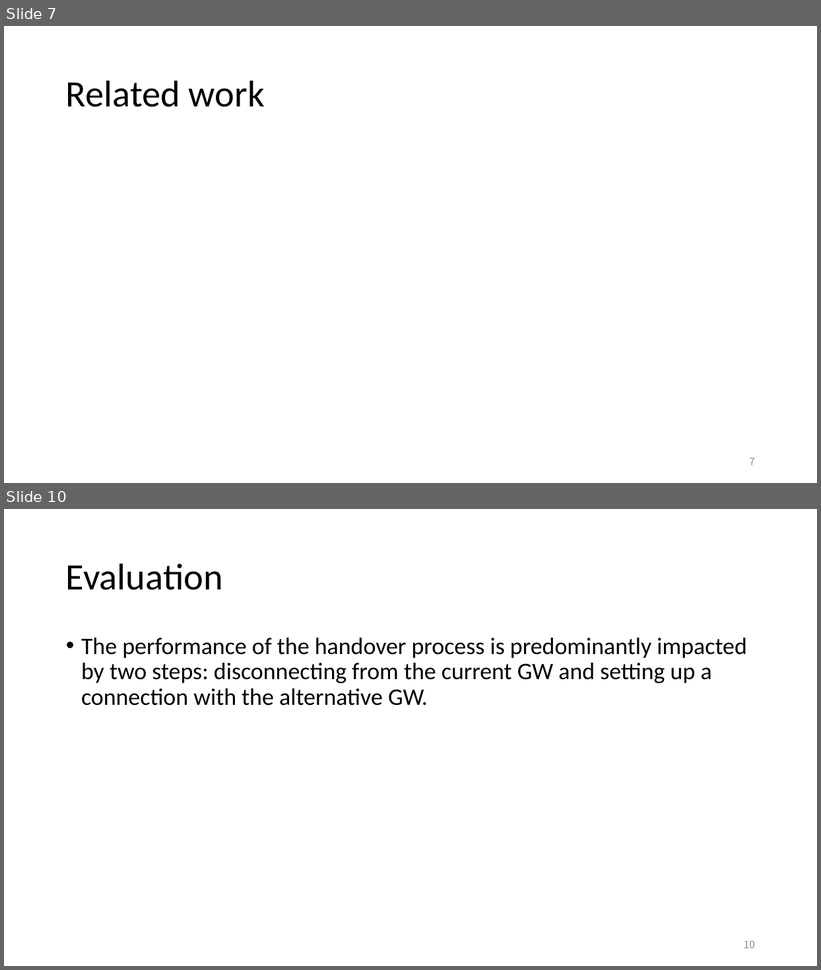
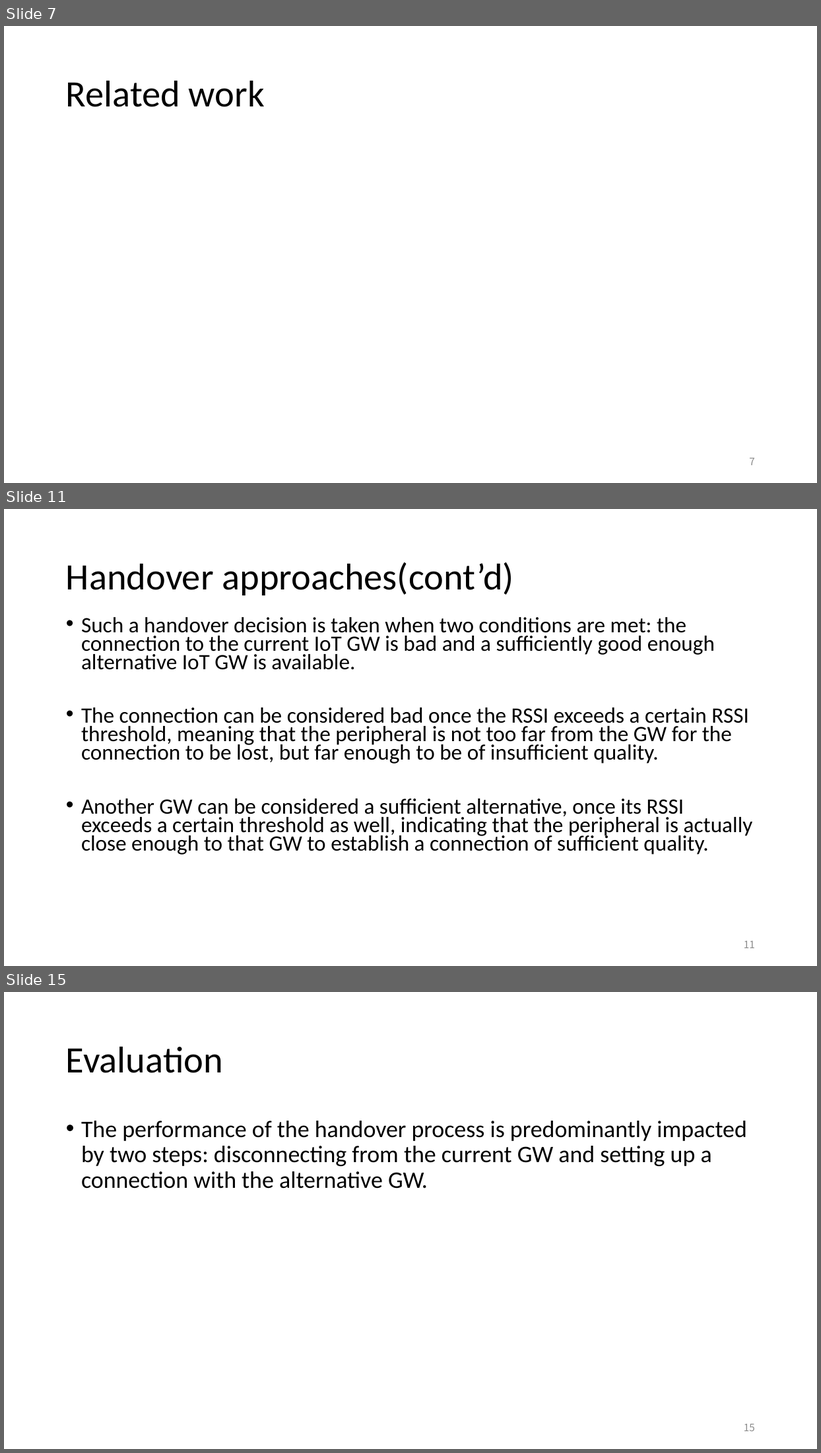
Before and after one commit to EKOISMYLOVE/NTUT_GM_PPT, a slide deck: A BLE-based multi-gateway network infrastructure with handover support for mobile BLE peripherals.pptx. Shown one above the other, each under a label of ours: slides 7 and 10 before the commit, slides 7, 11 and 15 after it; the slides between them are not shown. The pictures are 821x970 and 821x1453 pixels, drawn with LibreOffice and Linux fonts; fonts in the diff are those of the drawing. Boxes give left, top, right and bottom in pixels: in the first picture for what was removed or moved away, otherwise in the second. Text is boxed around its words. In the diff, an @@ line names an element or a change of style, - is before the commit and + after.

Commit message:
Handover finish

```diff
--- a/A BLE-based multi-gateway network infrastructure with handover support for mobile BLE peripherals.pptx
+++ b/A BLE-based multi-gateway network infrastructure with handover support for mobile BLE peripherals.pptx
@@ slide 11 added at box(4, 509, 817, 966), background #FFFFFF @@
@@ title added at box(66, 562, 514, 595), 44 pt, text #000000 @@
+Handover approaches(cont’d)
@@ text added at box(81, 617, 753, 855), 25.9 pt, text #000000 @@
+• Such a handover decision is taken when two conditions are met: the connection to the current IoT GW is bad and a sufficiently good enough alternative IoT GW is available.
+• The connection can be considered bad once the RSSI exceeds a certain RSSI threshold, meaning that the peripheral is not too far from the GW for the connection to be lost, but far enough to be of insufficient quality.
+• Another GW can be considered a sufficient alternative, once its RSSI exceeds a certain threshold as well, indicating that the peripheral is actually close enough to that GW to establish a connection of sufficient quality.
@@ page number added at box(744, 941, 755, 949), 12 pt, text #8C8C8C @@
+11
@@ what was slide 10 is now slide 15 @@
@@ page number at box(744, 1424, 755, 1432): text changed @@
-10
+15
```
Also in this commit, not shown: 2 slides changed, 5 other slides added, 1 slide removed.
